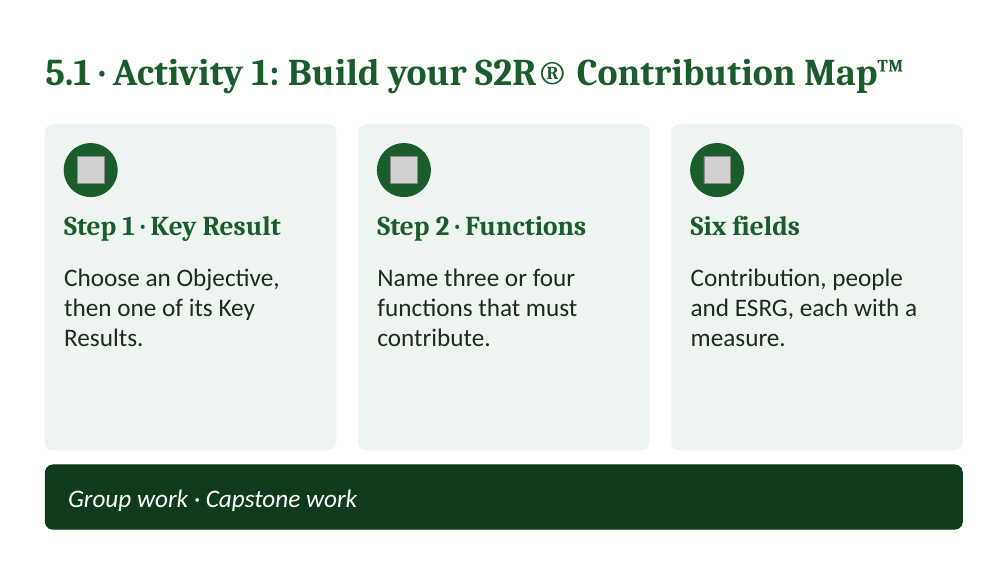
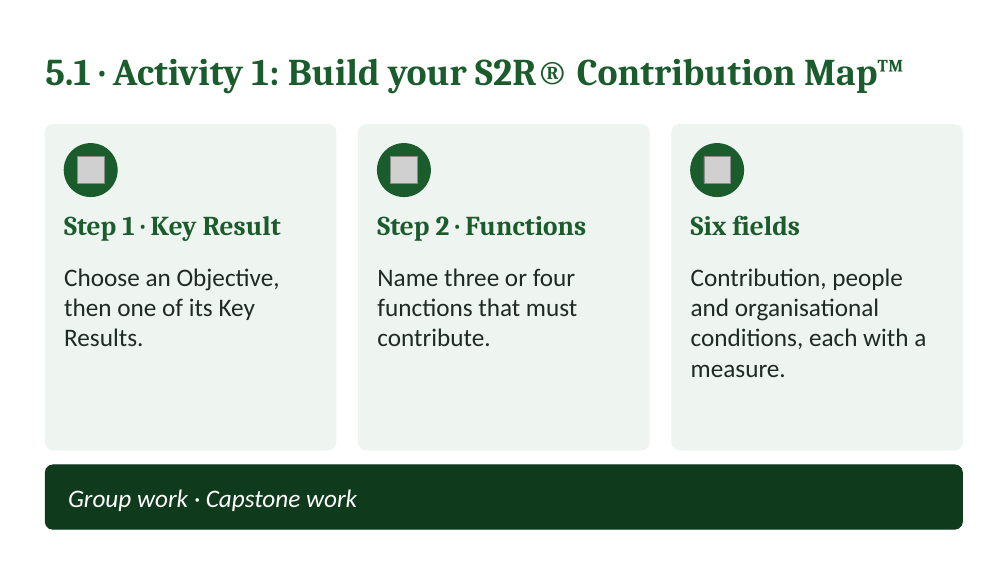
Before and after one commit to IBSL26/ibsl-platform, a slide deck: slide 31 of Unit decks/Unit 06 - Performance Management Setup.pptx. Drawn at 1008x567 pixels with LibreOffice and Linux fonts; fonts in the diff are those of the drawing; grey boxes stand for pictures. Boxes give left, top, right and bottom in pixels: in the first picture for what was removed or moved away, otherwise in the second. Text is boxed around its words. In the diff, an @@ line names an element or a change of style, - is before the commit and + after.

```diff
--- a/Unit decks/Unit 06 - Performance Management Setup.pptx
+++ b/Unit decks/Unit 06 - Performance Management Setup.pptx
@@ text at (691, 268, 926, 377): text changed @@
-Contribution, people and ESRG, each with a measure.
+Contribution, people and organisational conditions, each with a measure.
```
Also in this commit, not shown: 6 other slides changed, 38 other files.
